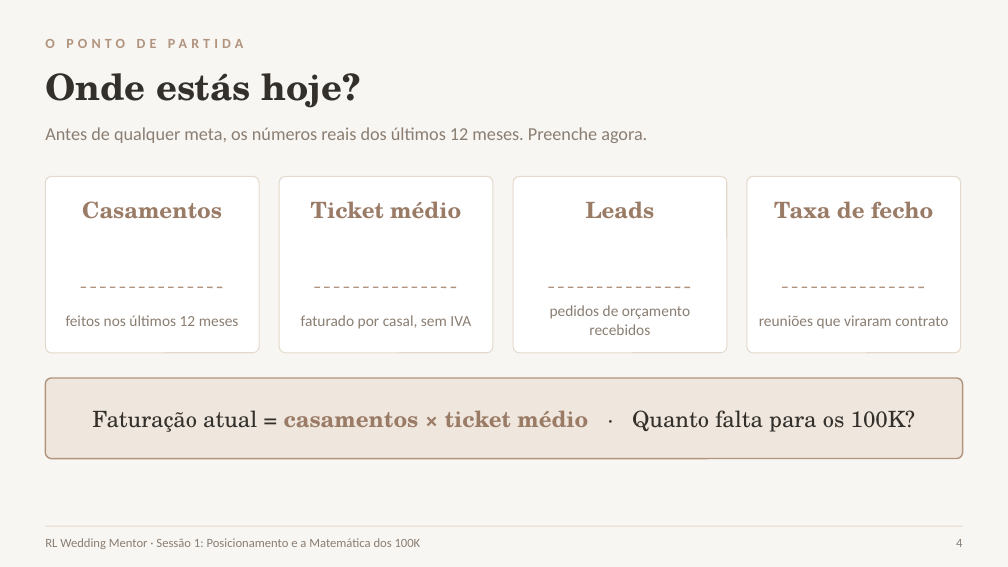
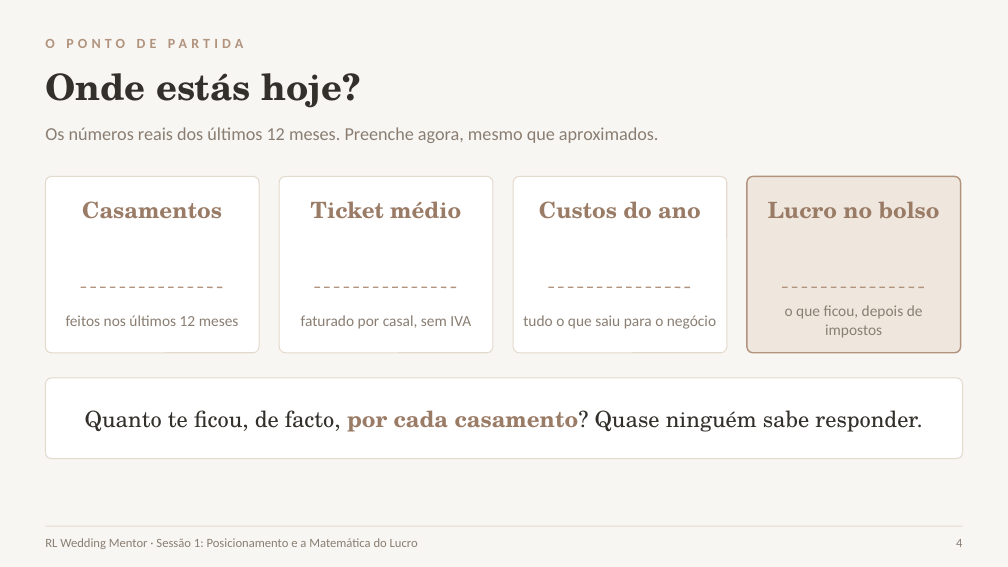
Before and after one commit to geralrlphoto/rl-menu, a slide deck: slide 4 of public/wedding-mentor-files/S1_Posicionamento.pptx. Drawn at 1008x567 pixels with LibreOffice and Linux fonts; fonts in the diff are those of the drawing. Boxes give left, top, right and bottom in pixels: in the first picture for what was removed or moved away, otherwise in the second. Text is boxed around its words. In the diff, an @@ line names an element or a change of style, - is before the commit and + after.

```diff
--- a/public/wedding-mentor-files/S1_Posicionamento.pptx
+++ b/public/wedding-mentor-files/S1_Posicionamento.pptx
@@ text at [45,127,659,143]: text changed @@
-Antes de qualquer meta, os números reais dos últimos 12 meses. Preenche agora.
+Os números reais dos últimos 12 meses. Preenche agora, mesmo que aproximados.
@@ rounded rectangle at [747,176,961,353]: fill #FFFFFF to #EFE7DE; outline #E3D9CC 0.75 pt to #B1937E 1 pt @@
@@ text at [539,201,701,219]: text changed @@
-Leads
+Custos do ano
@@ text at [768,201,940,218]: text changed @@
-Taxa de fecho
+Lucro no bolso
@@ text at [523,315,716,329]: text changed @@
-pedidos de orçamento recebidos
+tudo o que saiu para o negócio
@@ text at [785,305,923,338]: text changed @@
-reuniões que viraram contrato
+o que ficou, depois de impostos
@@ rounded rectangle at [45,378,963,459]: fill #EFE7DE to #FFFFFF; outline #B1937E 1 pt to #E3D9CC 0.75 pt @@
@@ text at [85,410,922,432]: text changed @@
-Faturação atual = casamentos × ticket médio · Quanto falta para os 100K?
+Quanto te ficou, de facto, por cada casamento? Quase ninguém sabe responder.
@@ text at [45,538,418,549]: text changed @@
-RL Wedding Mentor · Sessão 1: Posicionamento e a Matemática dos 100K
+RL Wedding Mentor · Sessão 1: Posicionamento e a Matemática do Lucro
```
Also in this commit, not shown: 17 other slides changed, 8 slides added, 5 slides removed, 32 other files.
